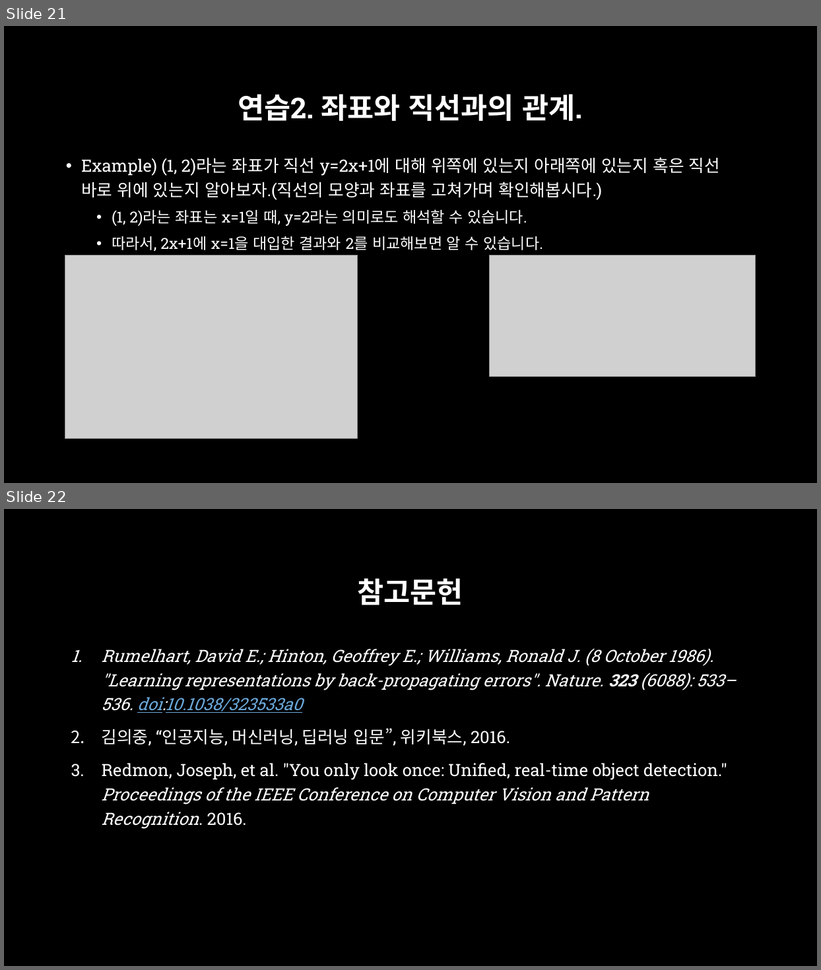
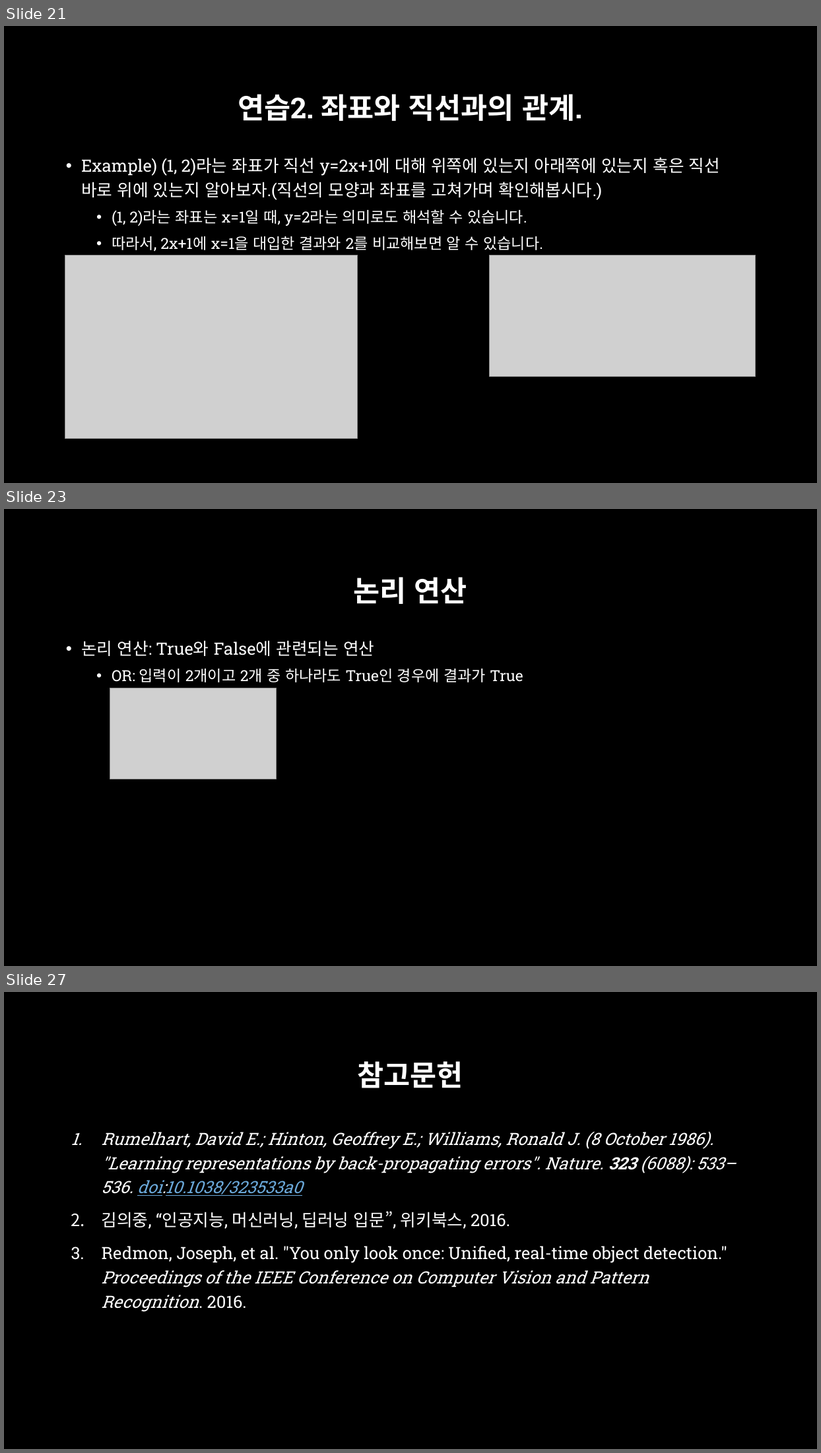
Before and after one commit to across0406/2017-GNU-Science-Camp-of-Computer-Science, a slide deck: ppt/2. 실습환경 및 Python 기초.pptx. Shown one above the other, each under a label of ours: slides 21 and 22 before the commit, slides 21, 23 and 27 after it; the slides between them are not shown. The pictures are 821x970 and 821x1453 pixels, drawn with LibreOffice and Linux fonts; fonts in the diff are those of the drawing; grey boxes stand for pictures; background and template pictures are left out. Boxes give left, top, right and bottom in pixels: in the first picture for what was removed or moved away, otherwise in the second. Text is boxed around its words. In the diff, an @@ line names an element or a change of style, - is before the commit and + after.

```diff
--- a/ppt/2. 실습환경 및 Python 기초.pptx
+++ b/ppt/2. 실습환경 및 Python 기초.pptx
@@ slide 23 added at (x1=4, y1=509, x2=817, y2=966), background picture (left out) @@
@@ title added at (x1=353, y1=577, x2=467, y2=604), 34 pt, text #FFFFFF, bold @@
+논리 연산
@@ text added at (x1=81, y1=640, x2=523, y2=683), 18 pt, text #FFFFFF @@
+• 논리 연산: True와 False에 관련되는 연산
+  • OR: 입력이 2개이고 2개 중 하나라도 True인 경우에 결과가 True
@@ picture added at (x1=110, y1=689, x2=276, y2=779) @@
@@ what was slide 22 is now slide 27 @@
```
Also in this commit, not shown: 1 slide changed, 4 other slides added, 1 other file.
